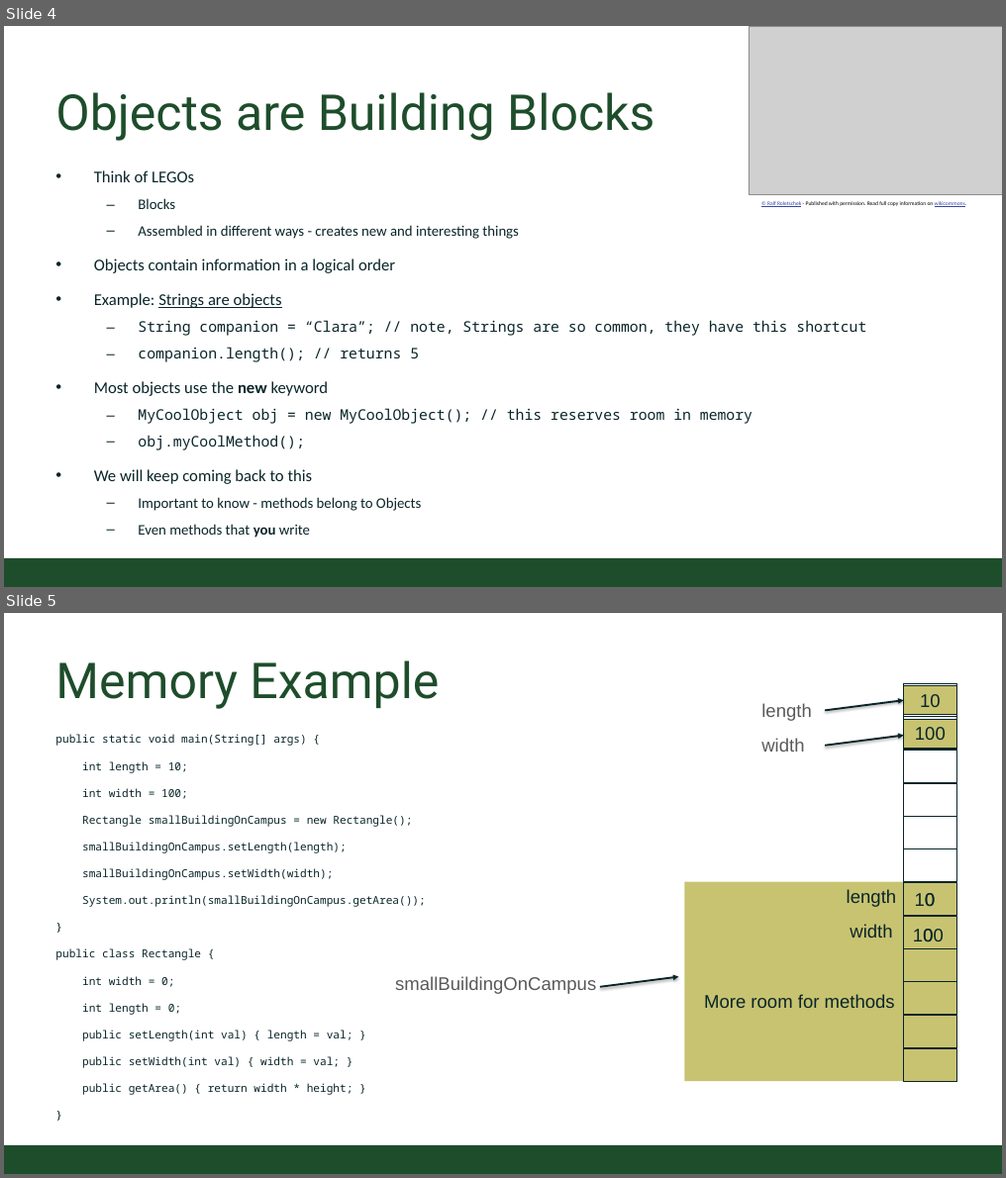
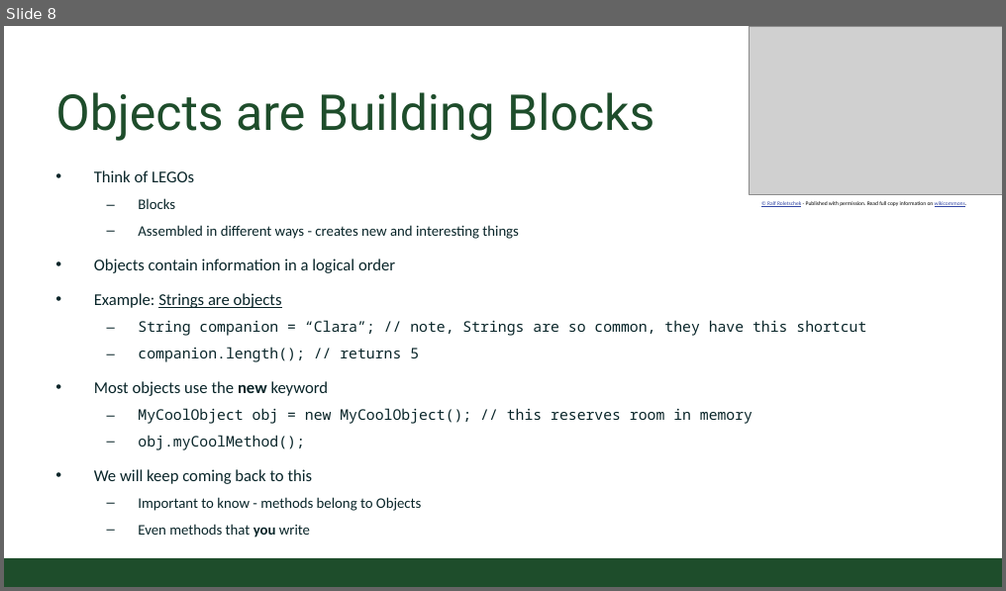
Before and after one commit to CSU-CompSci-CS163-4/Handouts, a slide deck: slides/On-Campus/02_02_ObjectsMethods.pptx. Shown one above the other, each under a label of ours: slides 4 and 5 before the commit, slide 8 after it. The pictures are 1006x1178 and 1006x591 pixels, drawn with LibreOffice and Linux fonts; fonts in the diff are those of the drawing; grey boxes stand for pictures; background and template pictures are left out. Boxes give left, top, right and bottom in pixels: in the first picture for what was removed or moved away, otherwise in the second. Text is boxed around its words. In the diff, an @@ line names an element or a change of style, - is before the commit and + after.

Commit message:
methods and objects updated

```diff
--- a/slides/On-Campus/02_02_ObjectsMethods.pptx
+++ b/slides/On-Campus/02_02_ObjectsMethods.pptx
@@ slide 5 removed at (x1=4, y1=613, x2=1002, y2=1174), background #FFFFFF; not listed: 1 template element that a slide beside it also shows @@
@@ title removed at (x1=55, y1=661, x2=439, y2=709) @@
-Memory Example
@@ arrow removed from (825, 711) to (904, 700) @@
@@ rectangle removed at (x1=904, y1=683, x2=956, y2=716) @@
@@ rectangle removed at (x1=904, y1=685, x2=956, y2=715) @@
-10
@@ text removed at (x1=761, y1=703, x2=812, y2=721) @@
-length
@@ rectangle removed at (x1=904, y1=717, x2=956, y2=749) @@
@@ rectangle removed at (x1=904, y1=719, x2=956, y2=749) @@
-100
@@ text removed at (x1=55, y1=734, x2=426, y2=1095) @@
-public static void main(String[] args) {
-int length = 10;
-int width = 100;
-Rectangle smallBuildingOnCampus = new Rectangle();
-smallBuildingOnCampus.setLength(length);
-smallBuildingOnCampus.setWidth(width);
-System.out.println(smallBuildingOnCampus.getArea());
-}
-public class Rectangle {
-int width = 0;
-int length = 0;
-public setLength(int val) { length = val; }
-public setWidth(int val) { width = val; }
-public getArea() { return width * height; }
-}
@@ text removed at (x1=761, y1=738, x2=804, y2=752) @@
-width
@@ arrow removed from (825, 746) to (904, 735) @@
@@ rectangle removed at (x1=904, y1=751, x2=956, y2=782) @@
@@ rectangle removed at (x1=904, y1=783, x2=956, y2=816) @@
@@ rectangle removed at (x1=904, y1=816, x2=956, y2=848) @@
@@ rectangle removed at (x1=904, y1=850, x2=956, y2=882) @@
@@ rectangle removed at (x1=685, y1=882, x2=957, y2=1081) @@
@@ text removed at (x1=846, y1=889, x2=897, y2=907) @@
-length
@@ rectangle removed at (x1=904, y1=883, x2=956, y2=916) @@
@@ text removed at (x1=915, y1=893, x2=936, y2=907) @@
-10
@@ text removed at (x1=925, y1=893, x2=935, y2=907) @@
-0
@@ text removed at (x1=849, y1=924, x2=892, y2=938) @@
-width
@@ rectangle removed at (x1=904, y1=916, x2=956, y2=949) @@
@@ text removed at (x1=913, y1=929, x2=944, y2=943) @@
-100
@@ text removed at (x1=917, y1=920, x2=941, y2=950) @@
-0
@@ rectangle removed at (x1=904, y1=949, x2=956, y2=981) @@
@@ text removed at (x1=395, y1=976, x2=596, y2=994) @@
-smallBuildingOnCampus
@@ arrow removed from (600, 987) to (679, 977) @@
@@ text removed at (x1=704, y1=994, x2=895, y2=1008) @@
-More room for methods
@@ rectangle removed at (x1=904, y1=982, x2=956, y2=1015) @@
@@ rectangle removed at (x1=904, y1=1015, x2=956, y2=1048) @@
@@ rectangle removed at (x1=904, y1=1049, x2=956, y2=1081) @@
@@ what was slide 4 is now slide 8 @@
```
Also in this commit, not shown: 3 slides changed, 5 slides added, 4 other slides removed.
